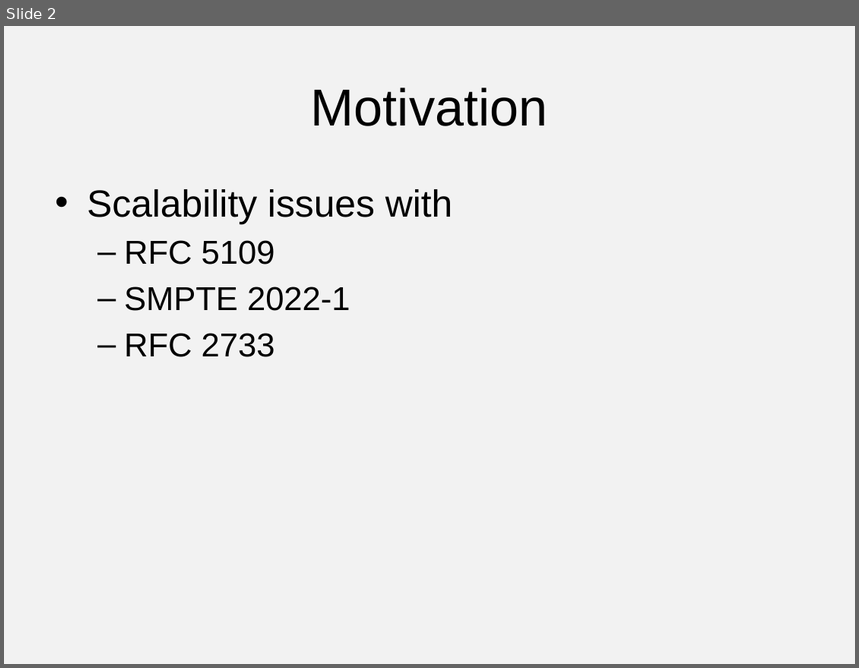
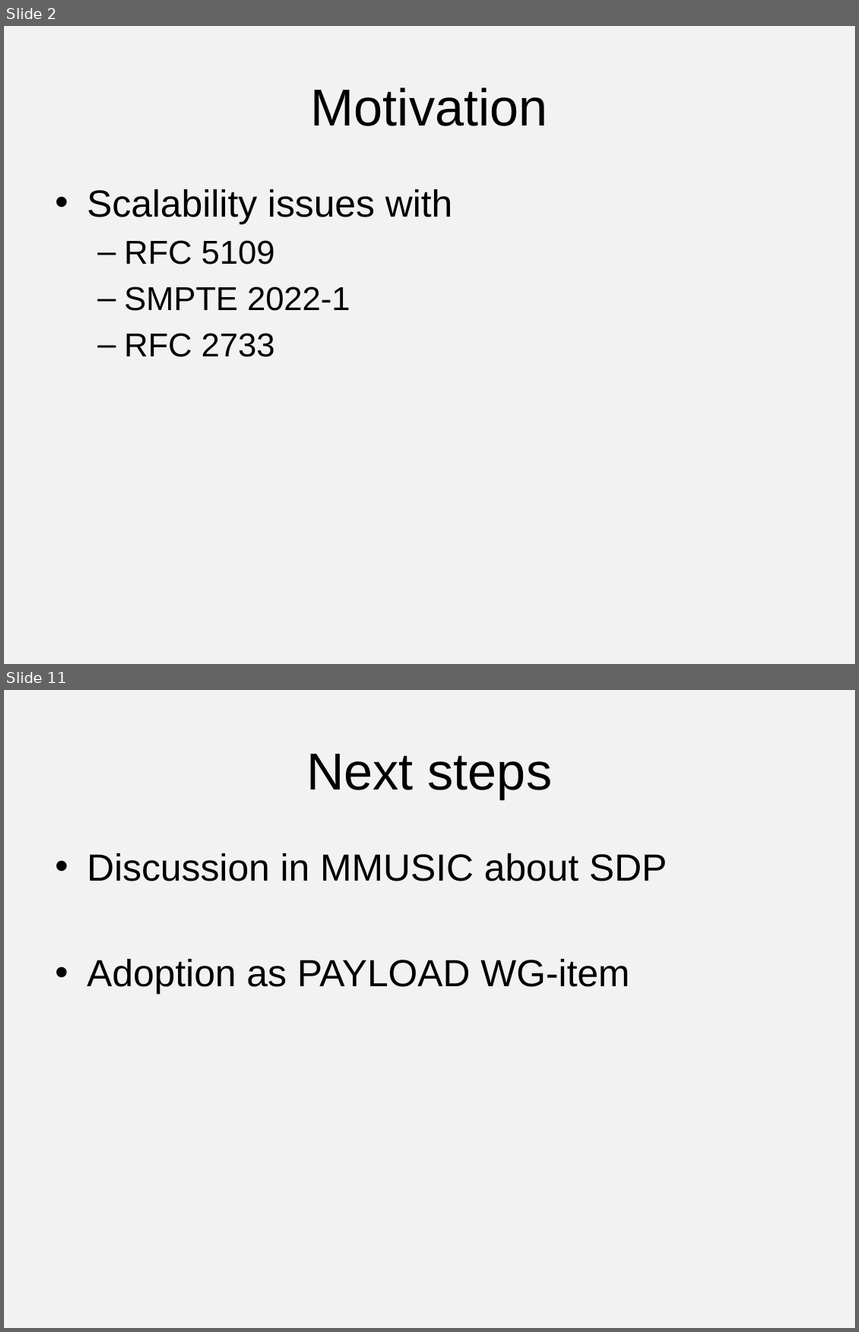
Before and after one commit to vr000m/payload-1d2d-parity-fec, a slide deck: 1d2d/presentations/91-avtcore-flexible-fec.pptx. Shown one above the other, each under a label of ours: slide 2 before the commit, slides 2 and 11 after it; the slides between them are not shown. The pictures are 859x668 and 859x1332 pixels, drawn with LibreOffice and Linux fonts; fonts in the diff are those of the drawing. Boxes give left, top, right and bottom in pixels: in the first picture for what was removed or moved away, otherwise in the second. Text is boxed around its words. In the diff, an @@ line names an element or a change of style, - is before the commit and + after.

```diff
--- a/1d2d/presentations/91-avtcore-flexible-fec.pptx
+++ b/1d2d/presentations/91-avtcore-flexible-fec.pptx
@@ slide 11 added at box(4, 690, 855, 1328), background #F2F2F2 @@
@@ title added at box(306, 754, 552, 799), 44 pt, text #000000 @@
+Next steps
@@ text added at box(87, 853, 667, 995), 32 pt, text #000000 @@
+• Discussion in MMUSIC about SDP
+• Adoption as PAYLOAD WG-item
```
Also in this commit, not shown: 8 other slides added.
